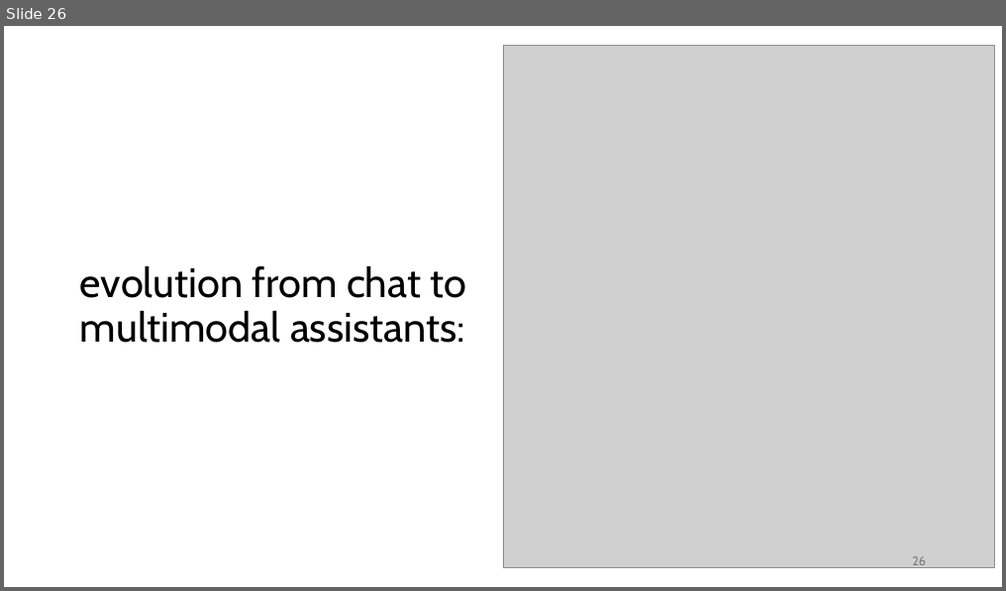
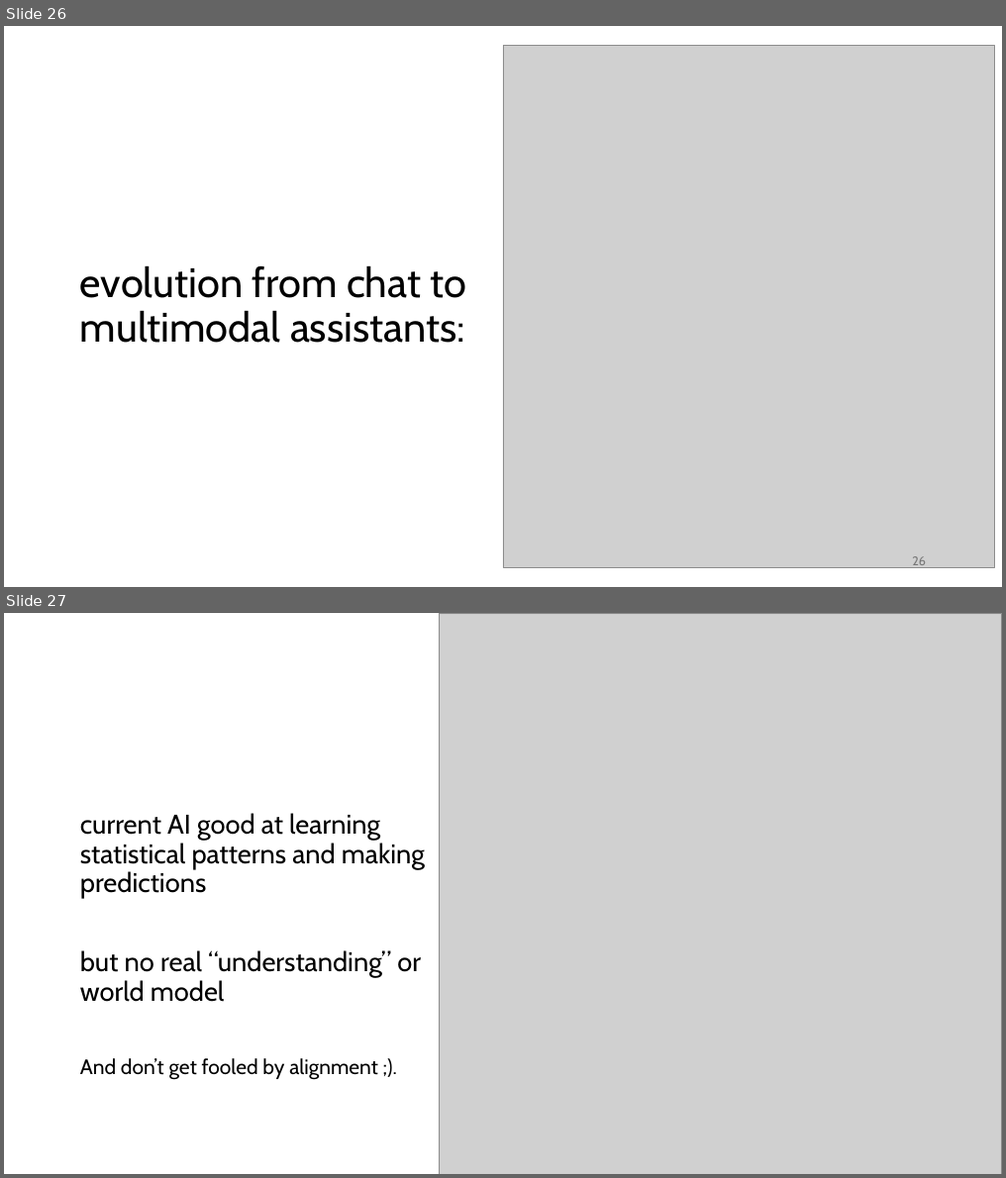
Before and after one commit to FelixWick/language_models, a slide deck: slides/7_bigger_picture.pptx. Shown one above the other, each under a label of ours: slide 26 before the commit, slides 26 and 27 after it. The pictures are 1006x591 and 1006x1178 pixels, drawn with LibreOffice and Linux fonts; fonts in the diff are those of the drawing; grey boxes stand for pictures. Boxes give left, top, right and bottom in pixels: in the first picture for what was removed or moved away, otherwise in the second. Text is boxed around its words. In the diff, an @@ line names an element or a change of style, - is before the commit and + after.

```diff
--- a/slides/7_bigger_picture.pptx
+++ b/slides/7_bigger_picture.pptx
@@ slide 27 added at [4, 613, 1002, 1174], background #FFFFFF @@
@@ picture added at [439, 613, 1002, 1174] @@
@@ text added at [80, 813, 425, 1080], 26 pt, text #000000 @@
+current AI good at learning statistical patterns and making predictions
+but no real “understanding” or world model
+And don’t get fooled by alignment ;).
```
Also in this commit, not shown: 8 other files.
